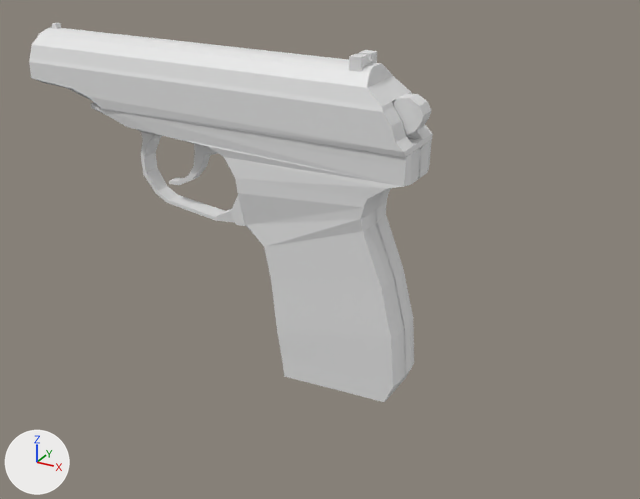
An edit to the Blender file Assets/#Stalway/Models/PM/PM.blend, drawn before and after from the same camera.
Before and after are seen from a 50 mm camera at (0.197, -0.274, 0.127) aimed at (0.047, 0.0, -0.01). The lights are fixed; the arrows at lower left show +X, +Y and +Z.

Names of what the first picture shows: 'PM'.
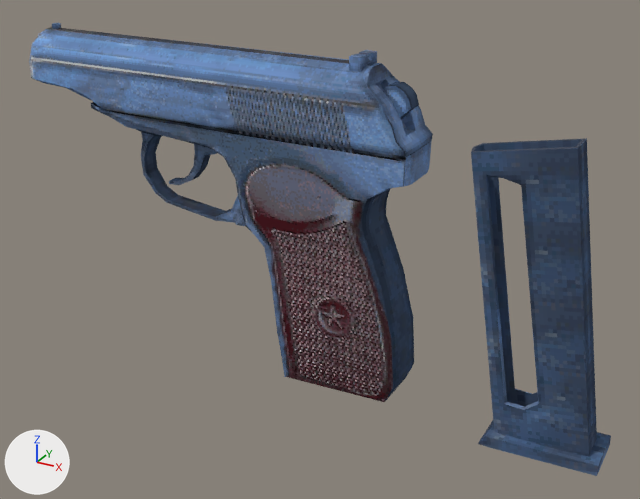
Where the newer file only moved an object's origin or applied its transform, the numbers keep the older frame.

Changed parts and their boxes [x1, y1, x2, y2] in the pictures (640 x 499 px):
'PM', reshaped, modifiers changed
    both: [29, 23, 433, 402]
'Magazine', added (blue)
    after: [471, 138, 611, 476]
part 1 of me_cube_001, added (blue)
    after: [383, 82, 419, 120]
part 2 of me_cube_001, built on
    before: [91, 79, 433, 400]
    after: [51, 23, 433, 402]
part 3 of me_cube_001, recoloured (grey to blue)
    both: [29, 23, 414, 387]

The change, as a diff of the scene's bpy script:
```diff
--- a/Assets/#Stalway/Models/PM/PM.blend.py
+++ b/Assets/#Stalway/Models/PM/PM.blend.py
@@ img_pm_png @@
+img_pm_png = load_image('pm.png', '../../Textures/ForModels/pm.png', 235, 256, 'sRGB')
@@ mat_pm @@
+mat_pm = principled_material('PM')
+mat_pm.texture = img_pm_png
+mat_pm.specular_ior_level = 0.0
@@ me_cube_001 @@
 # used by ob_pm; location = (0.0, 0.0, 0.0)
-me_cube_001.from_pydata(...)  # 280 vertices, 236 faces; spans x -0.083..0.088, y -0.013..0.001, z -0.064..0.067
+me_cube_001.from_pydata(...)  # 525 vertices, 508 faces; spans x -0.083..0.086, y -0.013..0.013, z -0.064..0.067
+# me_cube_001 part 1: a new loose piece of 34 vertices spanning x 0.069..0.083, y -0.004..0.004, z 0.042..0.058, in mat_pm (picture img_pm_png)
+# me_cube_001 part 2: 3 vertices moved within x 0.062..0.086, y -0.005..0.0, z 0.037..0.054; 47 vertices removed from x -0.046..0.088, y -0.006..0.001, z -0.064..0.06; 258 vertices added at x -0.083..0.086, y -0.012..0.013, z -0.064..0.067
+# me_cube_001 part 3: 162 faces spanning x -0.083..0.086, y -0.013..0.0, z -0.064..0.067 switch from no material to mat_pm (picture img_pm_png)
@@ me_cube_002 @@
+me_cube_002.from_pydata(...)  # 52 vertices, 42 faces; spans x -0.0351..0.0211, y -0.0102..0.0, z -0.0007..0.1139
+me_cube_002.polygons.foreach_set('use_smooth', [True] * 42)
+me_cube_002.materials.append(mat_pm)  # picture img_pm_png
@@ ob_pm @@
 ob_pm.location = (0.0, 0.0, 0.0)
-_m = ob_pm.modifiers.new('Mirror', 'MIRROR')
-_m.use_axis = (False, True, False)
-_m.use_clip = True
-_m.merge_threshold = 0.0001
@@ ob_magazine @@
+ob_magazine = bpy.data.objects.new('Magazine', me_cube_002)
+ob_magazine.location = (0.1399, 0.0, -0.0676)
+_m = ob_magazine.modifiers.new('Mirror', 'MIRROR')
+_m.use_axis = (False, True, False)
+_m.use_clip = True
```
